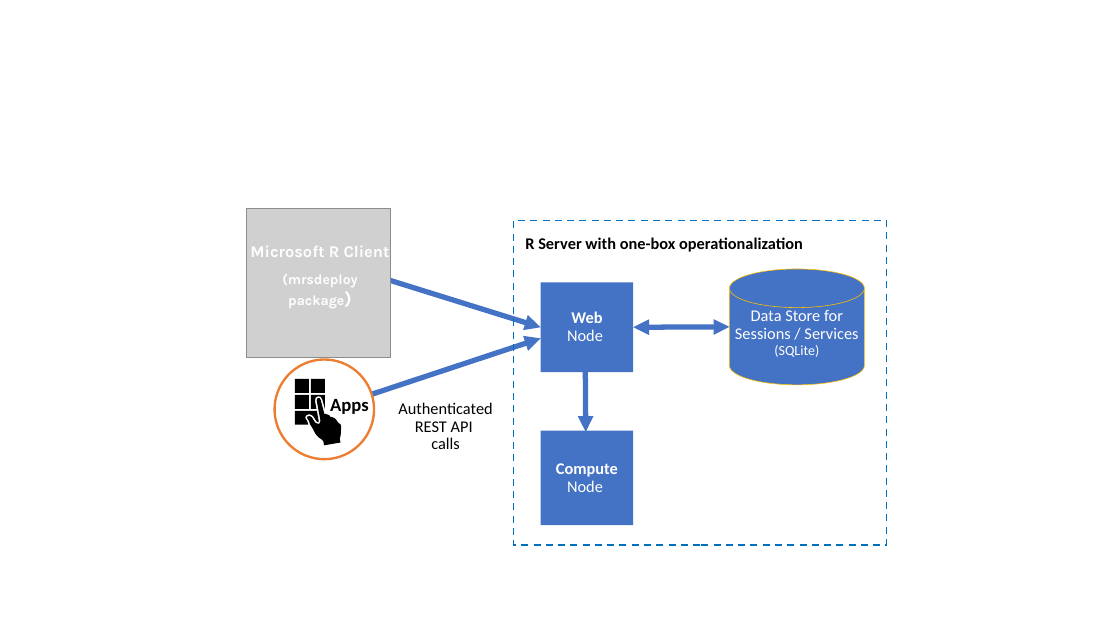
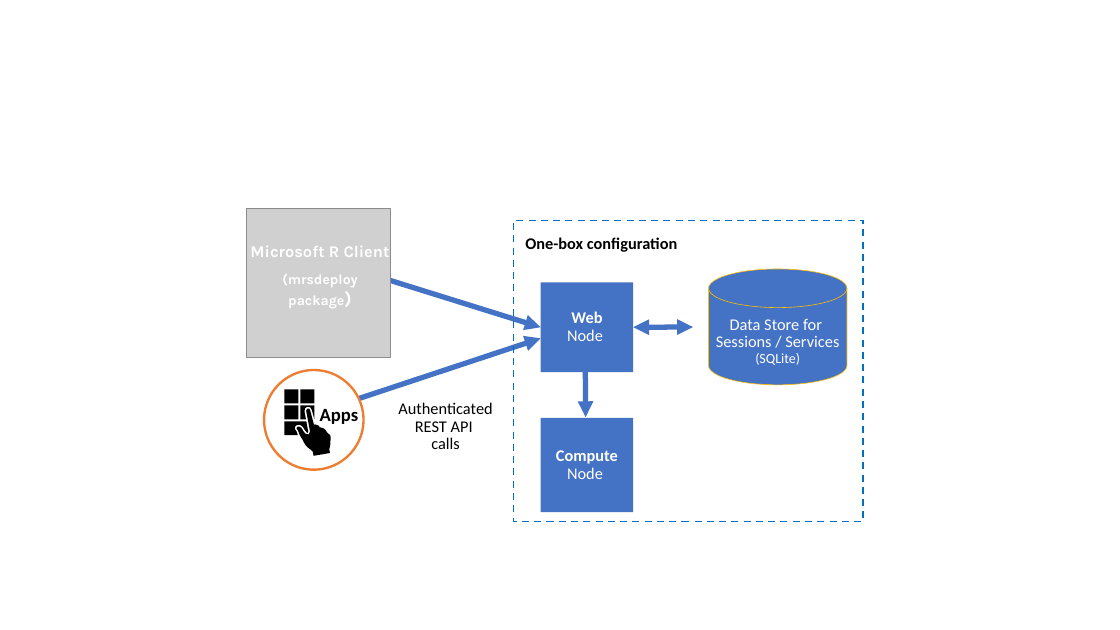
Before and after one commit to MicrosoftDocs/machine-learning-server-docs, a slide deck: slide 11 of microsoft-r/media/o16n/about-o16n.pptx. Drawn at 1120x630 pixels with LibreOffice and Linux fonts; fonts in the diff are those of the drawing; grey boxes stand for pictures. Boxes give left, top, right and bottom in pixels: in the first picture for what was removed or moved away, otherwise in the second. Text is boxed around its words. In the diff, an @@ line names an element or a change of style, - is before the commit and + after.

```diff
--- a/microsoft-r/media/o16n/about-o16n.pptx
+++ b/microsoft-r/media/o16n/about-o16n.pptx
@@ rectangle resized from (x1=513, y1=220, x2=886, y2=544) to (x1=513, y1=220, x2=863, y2=521) @@
@@ text at (x1=525, y1=237, x2=677, y2=252): text changed @@
-R Server with one-box operationalization
+One-box configuration
@@ cylinder "Data Store for Sessions / ..." moved from (x1=729, y1=269, x2=865, y2=385) to (x1=708, y1=269, x2=847, y2=385) @@
@@ double arrow moved from (586, 432) - (585, 327) to (586, 418) - (585, 327) @@
@@ double arrow moved from (729, 327) - (634, 328) to (693, 327) - (634, 328) @@
@@ 1 text, 1 freeform shape, 1 ellipse moved together from (x1=275, y1=360, x2=374, y2=460) to (x1=264, y1=371, x2=363, y2=471) @@
@@ rectangle "Compute Node" moved from (x1=541, y1=431, x2=634, y2=525) to (x1=541, y1=418, x2=634, y2=513) @@
```
Also in this commit, not shown: 1 slide added, 1 slide removed, 3 other files.
